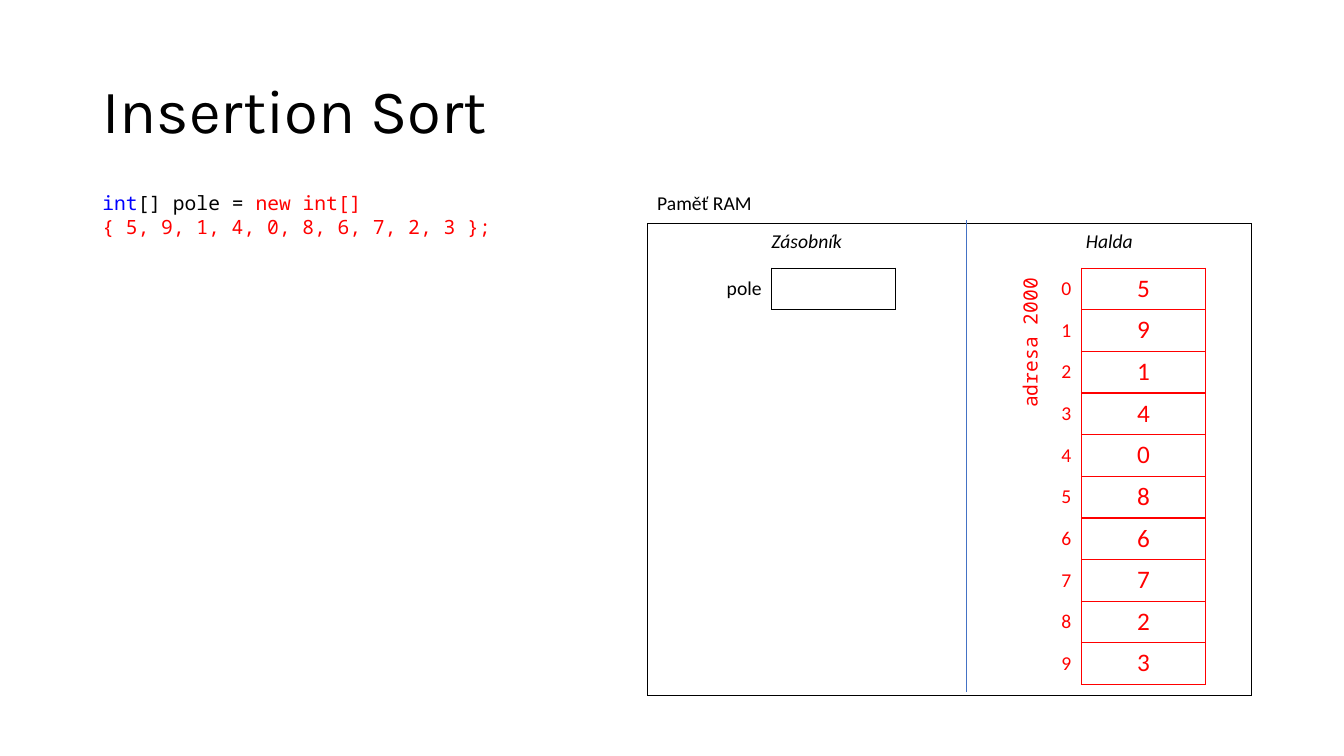
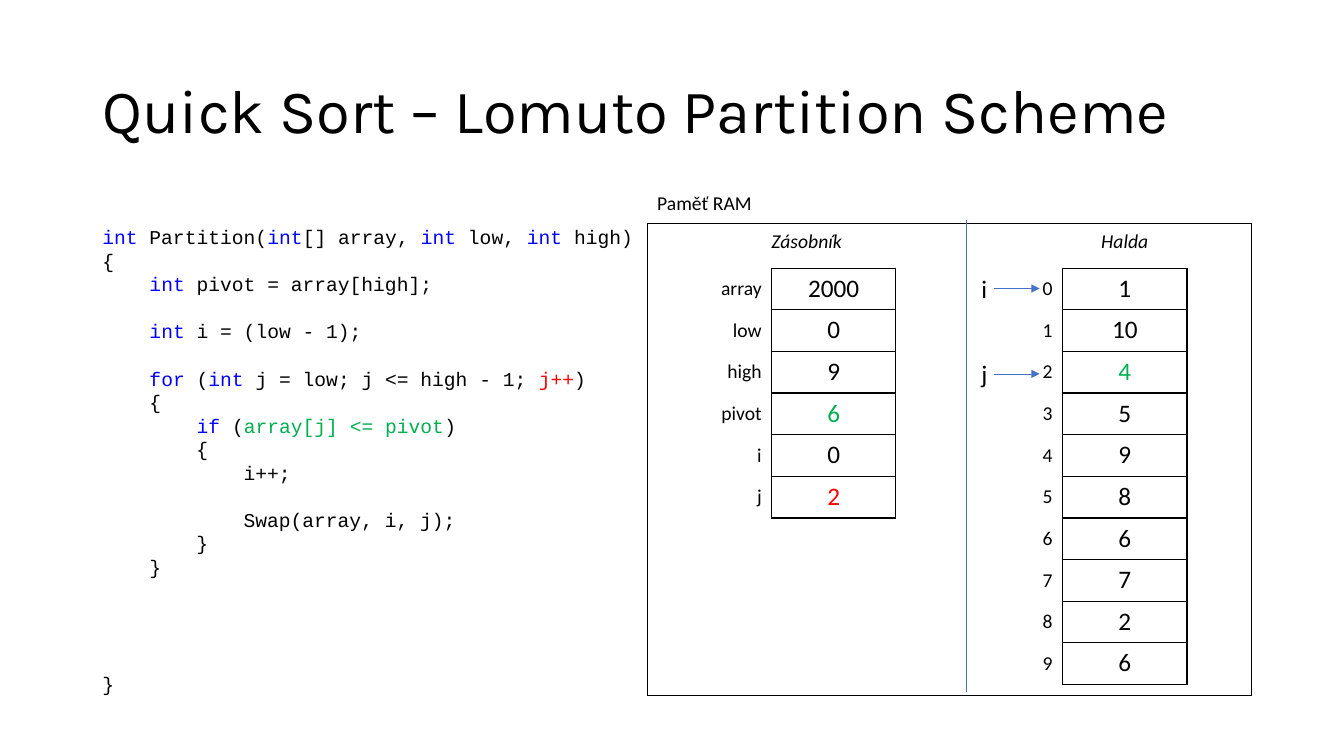
Before and after one commit to ekral/FAI, a slide deck: slide 13 of PA/seminar/Prezentace_seminar_ZAP_8_quick_sort.pptx (slide 9 before the commit). Drawn at 1344x756 pixels with LibreOffice and Linux fonts; fonts in the diff are those of the drawing. Boxes give left, top, right and bottom in pixels: in the first picture for what was removed or moved away, otherwise in the second. Text is boxed around its words. In the diff, an @@ line names an element or a change of style, - is before the commit and + after.

Commit message:
Lomuto partition scheme

```diff
--- a/PA/seminar/Prezentace_seminar_ZAP_8_quick_sort.pptx
+++ b/PA/seminar/Prezentace_seminar_ZAP_8_quick_sort.pptx
@@ title at [102, 90, 1169, 144]: text changed @@
-Insertion Sort
+Quick Sort – Lomuto Partition Scheme
@@ text at [102, 231, 633, 531]: text changed; font Noto Sans Mono to Courier New; text colour #FF0000 to #000000 @@
-int[] pole = new int[]
-{ 5, 9, 1, 4, 0, 8, 6, 7, 2, 3 };
+int Partition(int[] array, int low, int high)
+{
+int pivot = array[high];
+int i = (low - 1);
+for (int j = low; j <= high - 1; j++)
+{
+if (array[j] <= pivot)
+{
+i++;
+Swap(array, i, j);
+}
+}
+}
@@ text "Halda": place and size @@
-text "Halda" at [1086, 234, 1133, 248]
+text "Halda" at [1101, 234, 1148, 248]
@@ table at [673, 268, 896, 518] @@
-row 1: pole | 
+row 1: array | 2000
+row 2: low | 0
+row 3: high | 9
+row 4: pivot | 6
+row 5: i | 0
+row 6: j | 2
@@ table at [1030, 268, 1187, 685] @@
-row 1, column 2: 5
+row 1, column 2: 1
-row 2, column 2: 9
+row 2, column 2: 10
-row 3, column 2: 1
+row 3, column 2: 4
-row 4, column 2: 4
+row 4, column 2: 5
-row 5, column 2: 0
+row 5, column 2: 9
-row 10, column 2: 3
+row 10, column 2: 6
@@ text colour #FF0000 to #000000 in "0", "1", "2", "3" and 10 more places @@
@@ borders changed @@
@@ table: place and size @@
-table at [1050, 268, 1206, 685]
+table at [1030, 268, 1187, 685]
@@ text added at [981, 280, 987, 298], 18 pt, text #000000 @@
+i
@@ arrow added from (995, 288) to (1040, 288), #4472C4 0.5 pt @@
@@ text removed at [1017, 282, 1044, 406] @@
-adresa 2000
@@ text added at [981, 365, 987, 388], 18 pt, text #000000 @@
+j
@@ arrow added from (995, 374) to (1040, 374), #4472C4 0.5 pt @@
```
Also in this commit, not shown: 4 other slides changed, 20 slides added.
